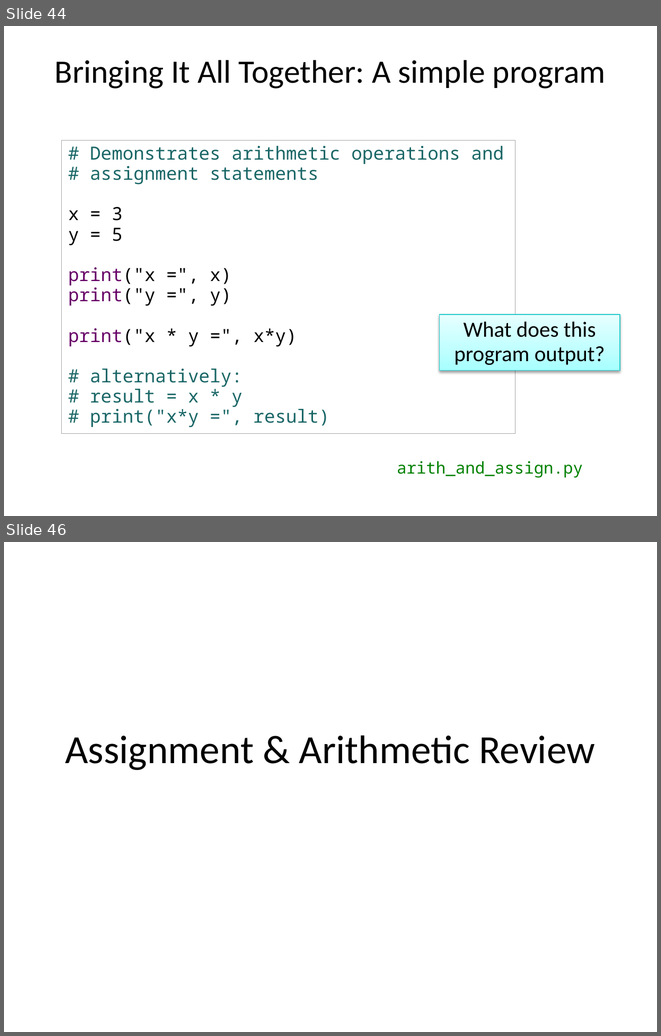
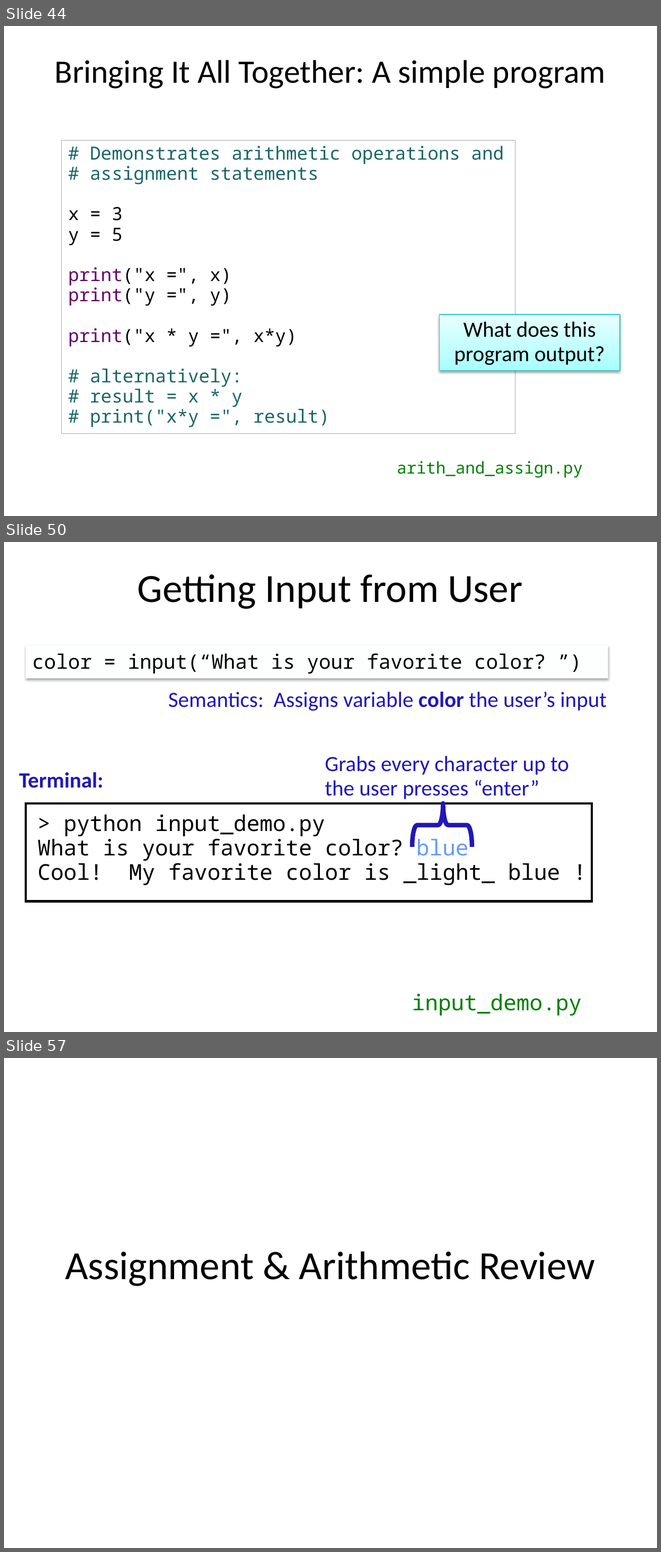
Before and after one commit to emhill/117-S15, a slide deck: src/morea/materials/04-python-intro.pptx. Shown one above the other, each under a label of ours: slides 44 and 46 before the commit, slides 44, 50 and 57 after it; the slides between them are not shown. The pictures are 661x1036 and 661x1552 pixels, drawn with LibreOffice and Linux fonts; fonts in the diff are those of the drawing. Boxes give left, top, right and bottom in pixels: in the first picture for what was removed or moved away, otherwise in the second. Text is boxed around its words. In the diff, an @@ line names an element or a change of style, - is before the commit and + after.

```diff
--- a/src/morea/materials/04-python-intro.pptx
+++ b/src/morea/materials/04-python-intro.pptx
@@ slide 50 added at (4,542,657,1032), background #FFFFFF @@
@@ title added at (138,574,522,609), 44 pt, text #020202 @@
+Getting Input from User
@@ text added at (32,653,546,674), 22 pt, text #020202 @@
+color = input(“What is your favorite color? ”)
@@ text added at (168,691,607,711), 24 pt, text #2017B8 @@
+Semantics: Assigns variable color the user’s input
@@ text added at (325,756,569,801), 24 pt, text #2017B8 @@
+Grabs every character up to the user presses “enter”
@@ text added at (19,772,103,788), 24 pt, text #2017B8, bold @@
+Terminal:
@@ rectangle added at (26,803,592,901), outline #020202 2.5 pt @@
@@ left brace added at (413,803,473,847), outline #2017B8 5 pt @@
@@ text added at (37,814,560,885), 24 pt, text #020202 @@
+> python input_demo.py
+What is your favorite color? blue
+Cool! My favorite color is _light_ blue !
@@ text added at (412,993,582,1015), 24 pt, text #008000 @@
+input_demo.py
@@ what was slide 46 is now slide 57 @@
```
Also in this commit, not shown: 1 slide changed, 10 other slides added, 2 other files.
